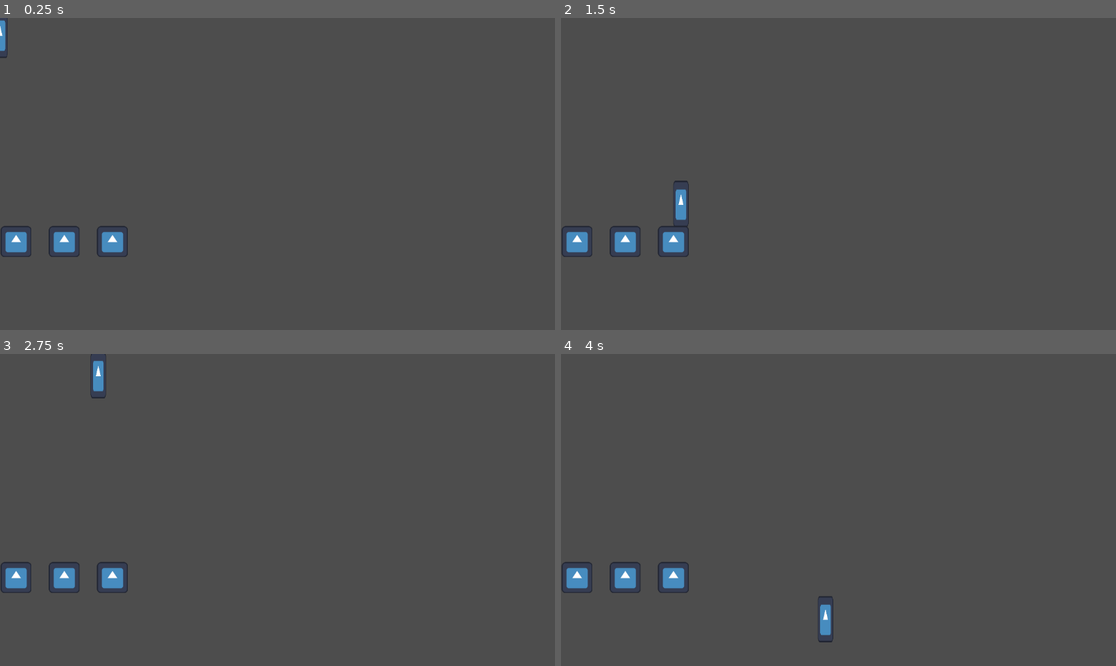
Above: before the commit, frames 1-4 (two rows, left to right).
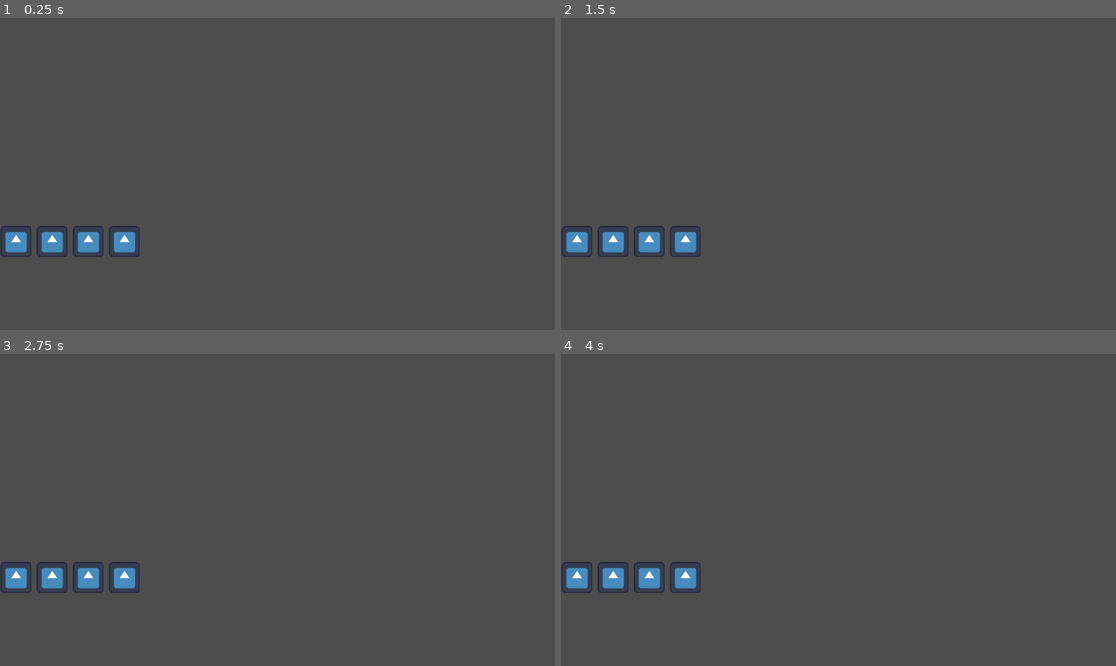
Above: after the commit, the same moments.

Repository: RyanSun1112/fighting-game-code-club
Game: Godot game, scene res://Main.tscn
The game is run twice, just before and just after one commit, with the same random seed, the same clock (stepped at 60 frames per second) and the same inputs. The engine's default icon, where the game draws it, is replaced by a stand-in: a white triangle on a blue panel in a dark square.
Inputs:
- Up to frame 1 (0.25 s): no input
- Up to frame 2 (1.5 s): tap Enter (ui_accept) at 0.5, 0.77 s; hold Right (ui_right) from 0.53 s (still down)
- Up to frame 3 (2.75 s): tap Enter (ui_accept) at 1.52 s; release Right (ui_right) at 2.03 s; hold Left (ui_left) from 2.03 s (still down)
- Up to frame 4 (4 s): release Left (ui_left) at 2.78 s; hold Right (ui_right) from 2.78 s (still down); tap Enter (ui_accept) at 3.02, 3.77 s

The runs differ from the first frame. In frame 1, 1.2% of the frame differs, in the area x 0-26%, y 0-77%; in frame 2, 1.3%; in frame 3, 1.3%; in frame 4, 1.3%, in the area x 6-50%, y 66-93%.

Commit message:
i dont know what i chamged

Diff:
--- a/Main.tscn
+++ b/Main.tscn
@@ -10,14 +10,17 @@
 position = Vector2(0, 200)
 
 [node name="StaticBody2D2" parent="." instance=ExtResource("2_7upmu")]
-position = Vector2(100, 200)
+position = Vector2(75, 200)
 
 [node name="StaticBody2D3" parent="." instance=ExtResource("2_7upmu")]
-position = Vector2(200, 200)
+position = Vector2(150, 200)
 
 [node name="Area2D" parent="." instance=ExtResource("3_apm8q")]
 
 [node name="CharacterBody2D" parent="Area2D" instance=ExtResource("1_pvio3")]
 position = Vector2(0, -700)
 
+[node name="StaticBody2D4" parent="." instance=ExtResource("2_7upmu")]
+position = Vector2(225, 200)
+
 [connection signal="body_entered" from="Area2D" to="Area2D/CharacterBody2D" method="_on_area_2d_body_entered"]
--- a/Player.tscn
+++ b/Player.tscn
@@ -1,10 +1,37 @@
-[gd_scene load_steps=4 format=3 uid="uid://1vlfftt1wqh2"]
+[gd_scene load_steps=7 format=3 uid="uid://1vlfftt1wqh2"]
 
 [ext_resource type="Script" path="res://player.gd" id="1_ma2as"]
-[ext_resource type="Texture2D" uid="uid://cnm1h0yjq8ni4" path="res://icon.svg" id="1_ndh0s"]
 
 [sub_resource type="RectangleShape2D" id="RectangleShape2D_dwrf4"]
 size = Vector2(117, 127)
+
+[sub_resource type="Animation" id="Animation_l3nej"]
+length = 0.001
+
+[sub_resource type="AnimationLibrary" id="AnimationLibrary_vpo8r"]
+_data = {
+"RESET": SubResource("Animation_l3nej")
+}
+
+[sub_resource type="Animation" id="Animation_fcnh0"]
+resource_name = "MovingAnimation"
+tracks/0/type = "value"
+tracks/0/imported = false
+tracks/0/enabled = true
+tracks/0/path = NodePath(".:shape")
+tracks/0/interp = 1
+tracks/0/loop_wrap = true
+tracks/0/keys = {
+"times": PackedFloat32Array(),
+"transitions": PackedFloat32Array(),
+"update": 1,
+"values": []
+}
+
+[sub_resource type="AnimationLibrary" id="AnimationLibrary_khr8y"]
+_data = {
+"MovingAnimation": SubResource("Animation_fcnh0")
+}
 
 [node name="CharacterBody2D" type="CharacterBody2D"]
 scale = Vector2(0.25, 0.75)
@@ -14,5 +41,10 @@
 position = Vector2(-0.5, 0.5)
 shape = SubResource("RectangleShape2D_dwrf4")
 
-[node name="Sprite2D" type="Sprite2D" parent="CollisionShape2D"]
-texture = ExtResource("1_ndh0s")
+[node name="AnimationPlayer" type="AnimationPlayer" parent="CollisionShape2D"]
+libraries = {
+"": SubResource("AnimationLibrary_vpo8r"),
+"PositiveAnimations": SubResource("AnimationLibrary_khr8y")
+}
+
+[node name="AnimatedSprite2D" type="AnimatedSprite2D" parent="CollisionShape2D"]
